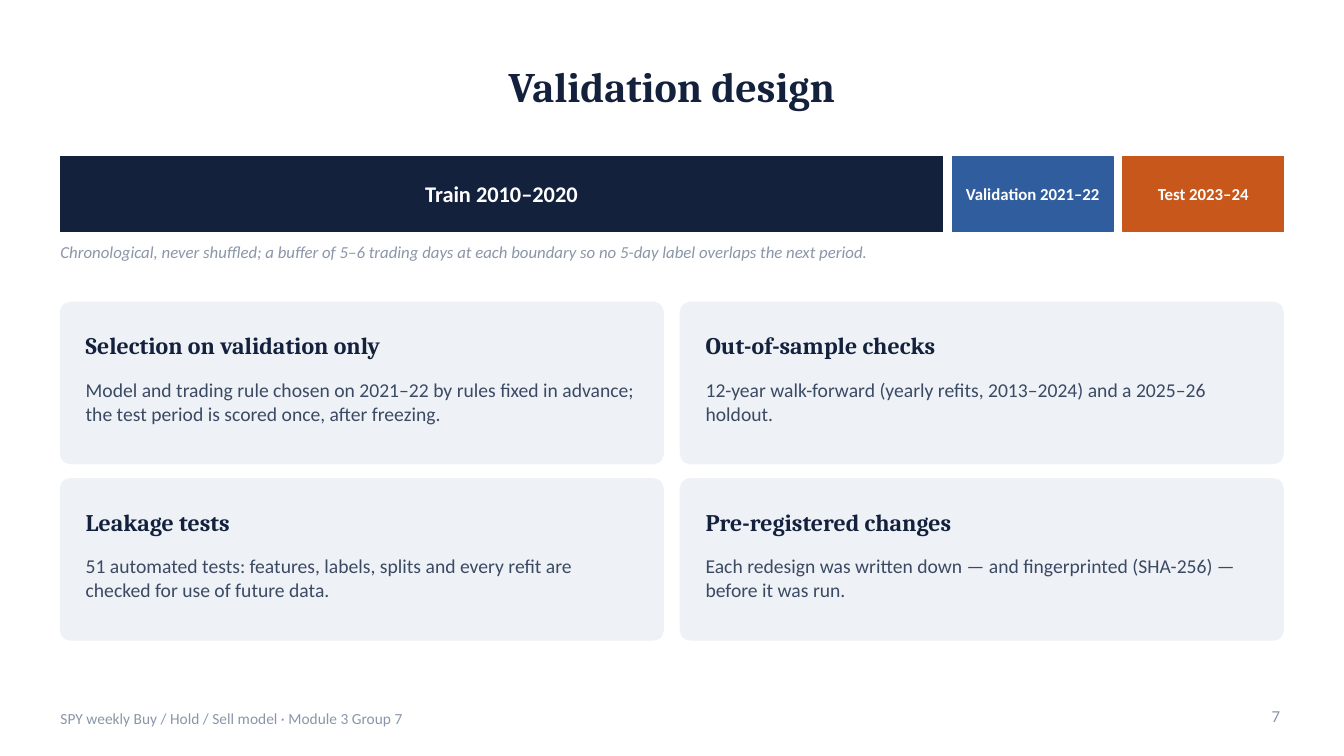
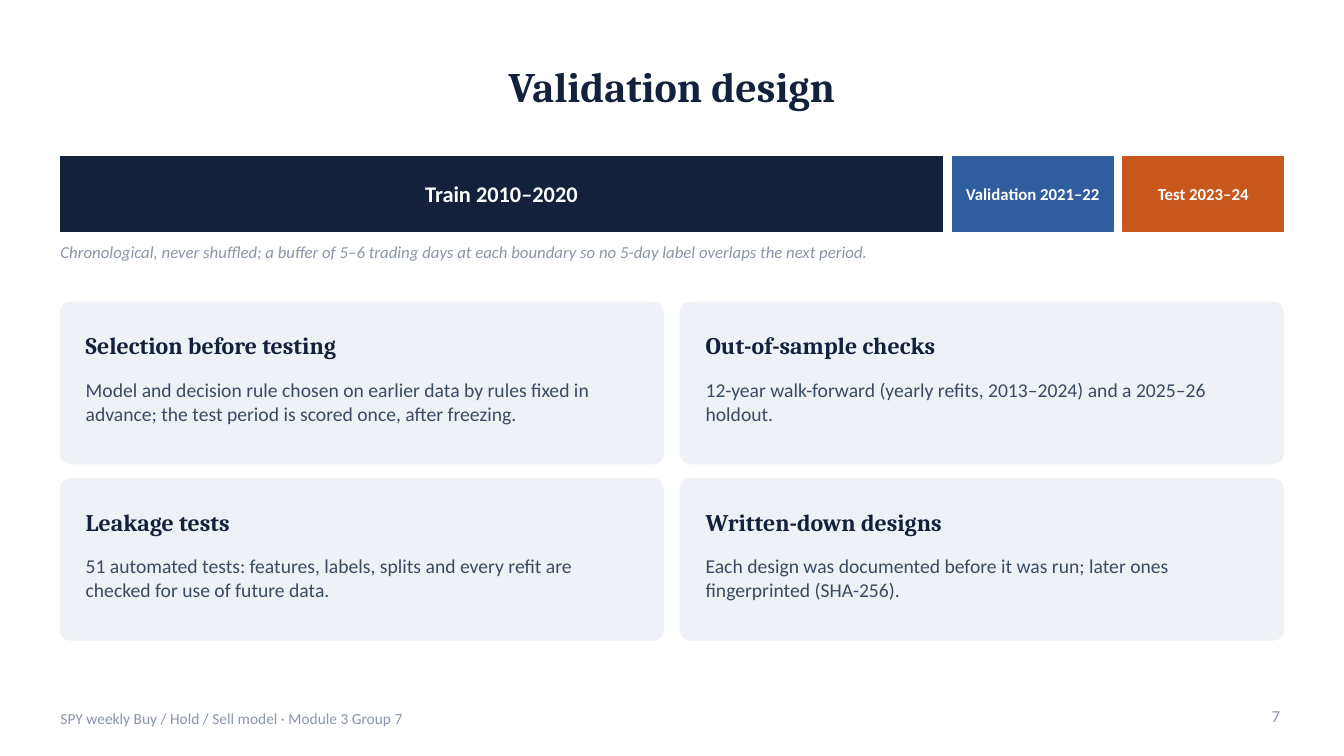
Before and after one commit to TKCH121/spy, a slide deck: slide 7 of presentation/SPY_Model_Presentation.pptx. Drawn at 1344x756 pixels with LibreOffice and Linux fonts; fonts in the diff are those of the drawing. Boxes give left, top, right and bottom in pixels: in the first picture for what was removed or moved away, otherwise in the second. Text is boxed around its words. In the diff, an @@ line names an element or a change of style, - is before the commit and + after.

```diff
--- a/presentation/SPY_Model_Presentation.pptx
+++ b/presentation/SPY_Model_Presentation.pptx
@@ text at <box>86,337,336,360</box>: text changed @@
-Selection on validation only
+Selection before testing
@@ text at <box>86,383,589,425</box>: text changed @@
-Model and trading rule chosen on 2021–22 by rules fixed in advance; the test period is scored once, after freezing.
+Model and decision rule chosen on earlier data by rules fixed in advance; the test period is scored once, after freezing.
@@ text at <box>706,514,942,536</box>: text changed @@
-Pre-registered changes
+Written-down designs
@@ text at <box>706,559,1168,601</box>: text changed @@
-Each redesign was written down — and fingerprinted (SHA-256) — before it was run.
+Each design was documented before it was run; later ones fingerprinted (SHA-256).
```
Also in this commit, not shown: 16 other slides changed, 1 slide added, 1 slide removed, 8 other files.
